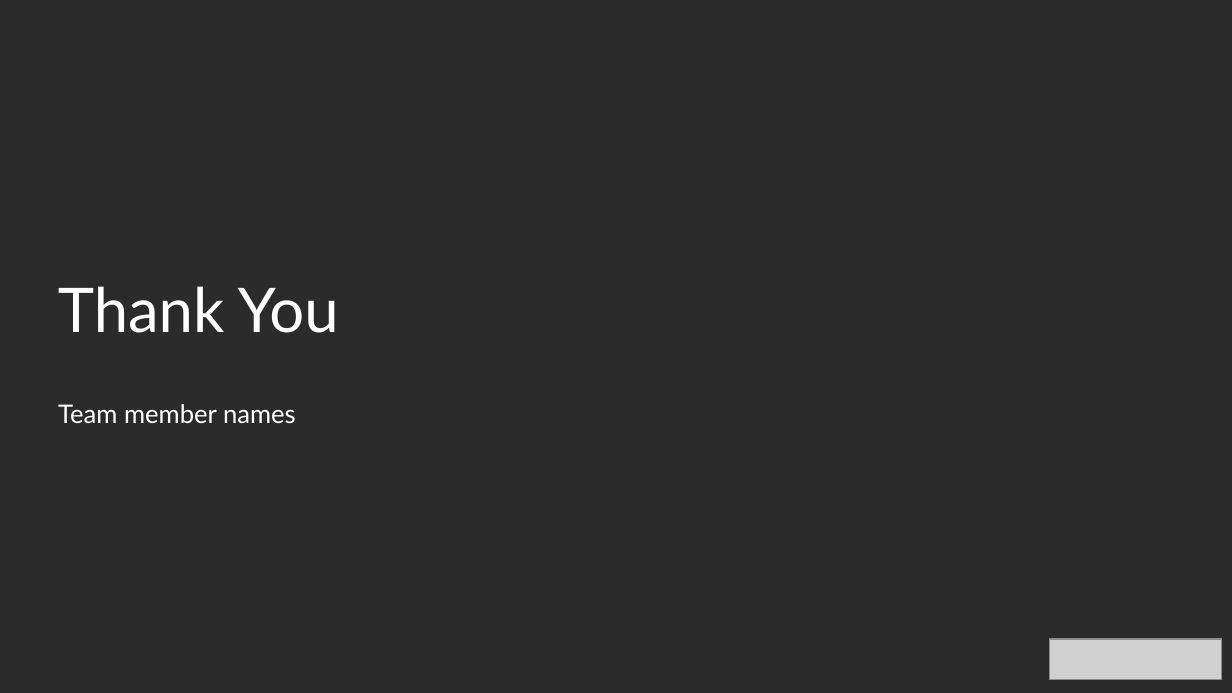
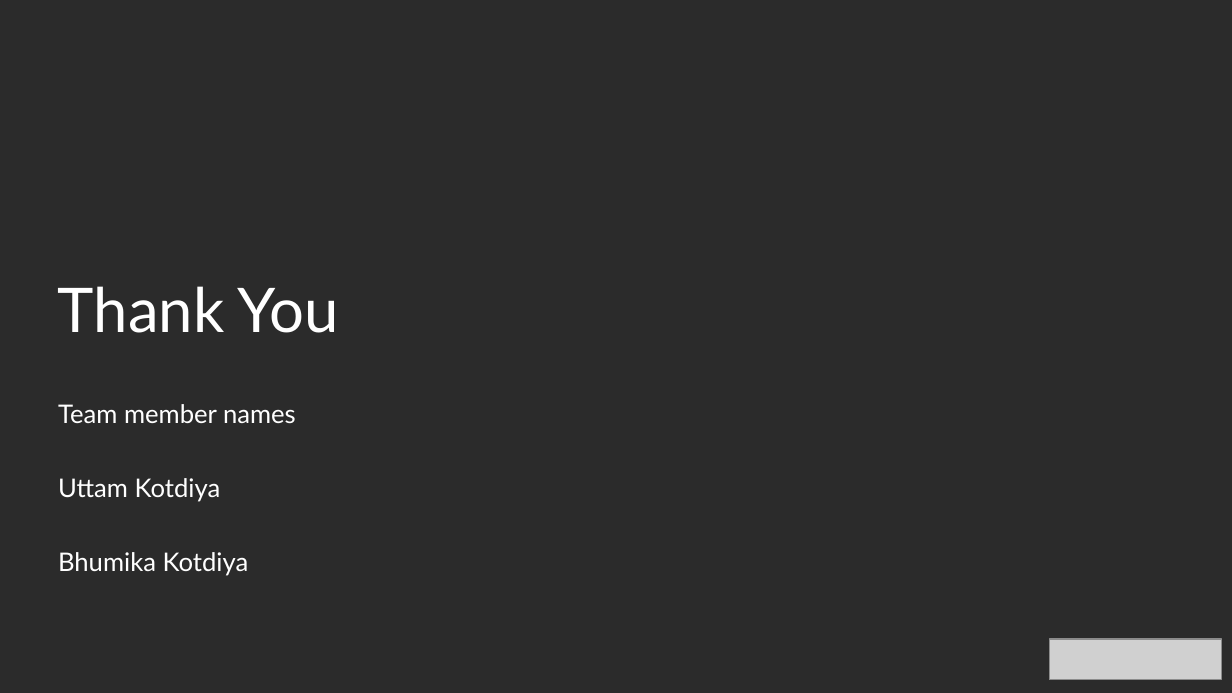
Before and after one commit to ukotdiya02/SustainabilityHackathon, a slide deck: slide 9 of PLEDGE_TO_PROGRES_Microsoft_Sustainability_Uttam.pptx. Drawn at 1232x693 pixels with LibreOffice and Linux fonts; fonts in the diff are those of the drawing; grey boxes stand for pictures; background and template pictures are left out; a plain dark background stands for a picture behind light text. Boxes give left, top, right and bottom in pixels: in the first picture for what was removed or moved away, otherwise in the second. Text is boxed around its words. In the diff, an @@ line names an element or a change of style, - is before the commit and + after.

```diff
--- a/PLEDGE_TO_PROGRES_Microsoft_Sustainability_Uttam.pptx
+++ b/PLEDGE_TO_PROGRES_Microsoft_Sustainability_Uttam.pptx
@@ subtitle at bbox=[58, 478, 249, 576]: paragraphs added @@
+Uttam Kotdiya
+Bhumika Kotdiya
```
Also in this commit, not shown: 1 other slide changed, 4 other files.
